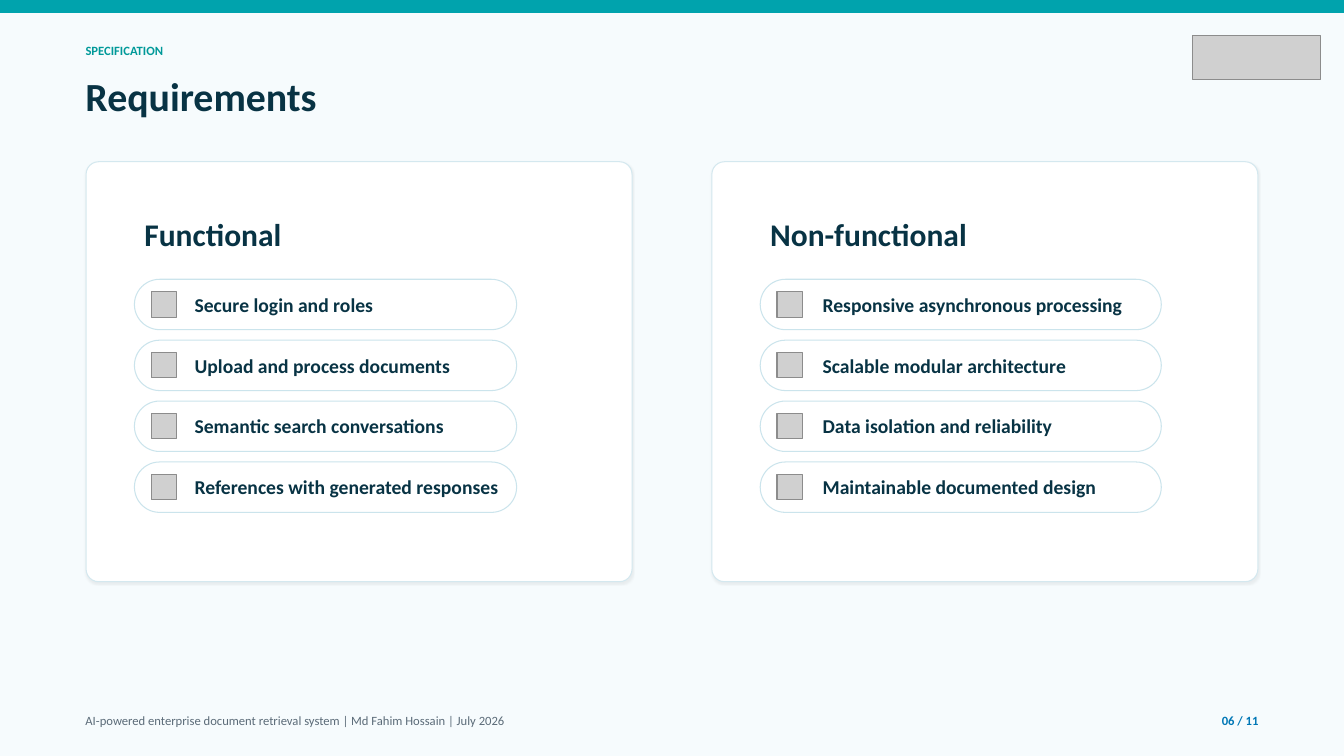
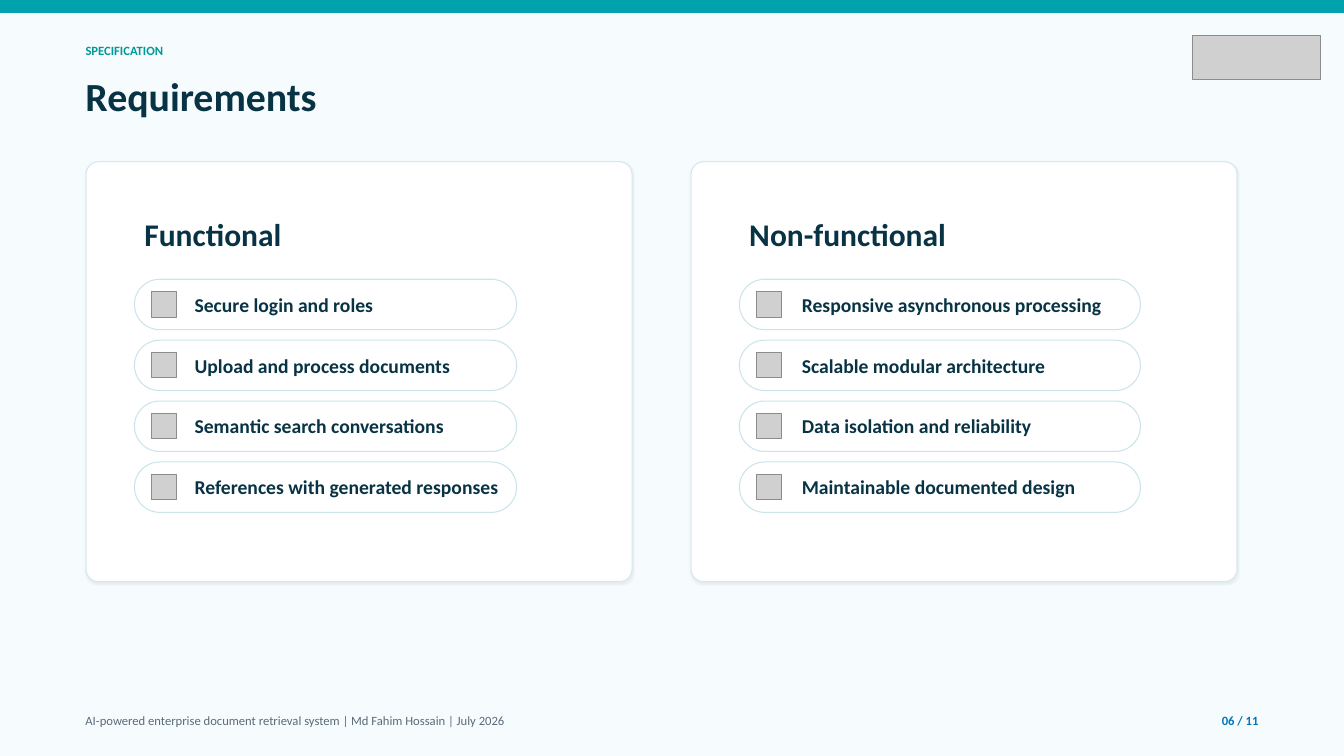
Before and after one commit to alifhossain174/Masters-Internship-Report, a slide deck: slide 6 of Presentation - Software Specification & Design.pptx. Drawn at 1344x756 pixels with LibreOffice and Linux fonts; fonts in the diff are those of the drawing; grey boxes stand for pictures. Boxes give left, top, right and bottom in pixels: in the first picture for what was removed or moved away, otherwise in the second. Text is boxed around its words. In the diff, an @@ line names an element or a change of style, - is before the commit and + after.

```diff
--- a/Presentation - Software Specification & Design.pptx
+++ b/Presentation - Software Specification & Design.pptx
@@ picture added at <box>756,292,781,318</box> @@
@@ picture removed at <box>777,292,803,318</box> @@
@@ picture added at <box>756,353,781,378</box> @@
@@ picture removed at <box>777,353,803,378</box> @@
@@ picture added at <box>756,413,781,439</box> @@
@@ picture removed at <box>777,413,803,439</box> @@
@@ 5 texts, 5 rounded rectangles: place and size @@
-5 texts, 5 rounded rectangles at <box>712,161,1258,582</box>
+5 texts, 5 rounded rectangles at <box>692,161,1238,582</box>
@@ picture added at <box>756,475,781,500</box> @@
@@ picture removed at <box>777,475,803,500</box> @@
```
Also in this commit, not shown: 2 other slides changed, 1 other file.
